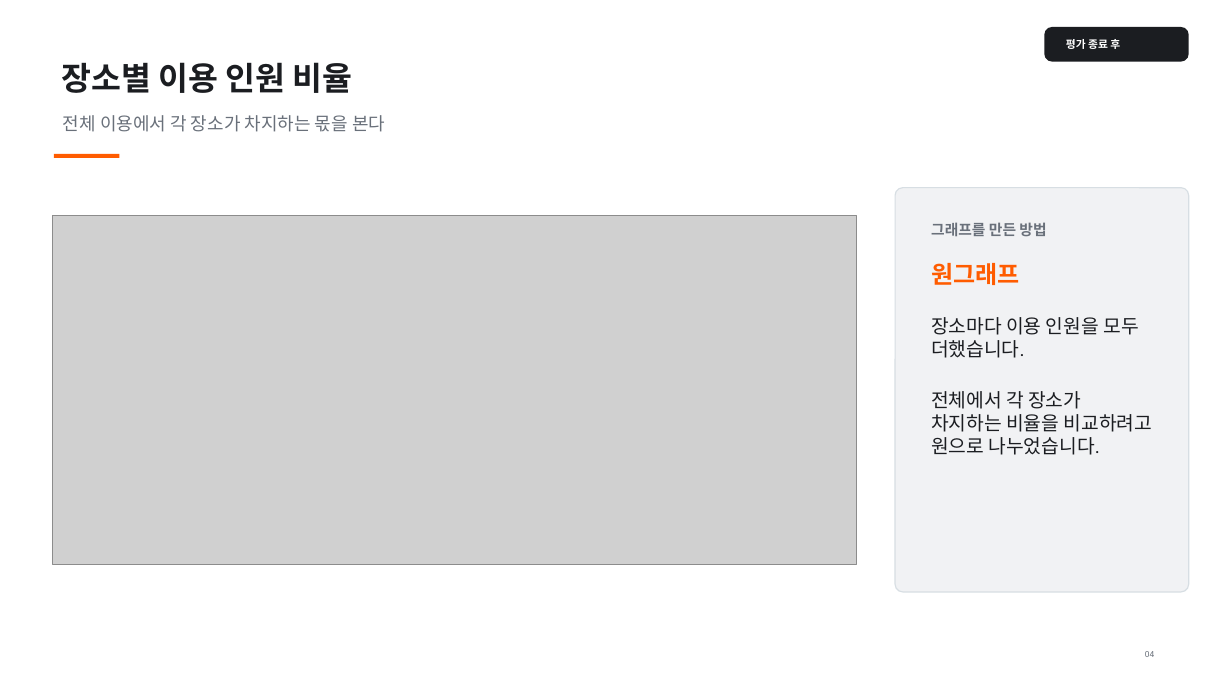
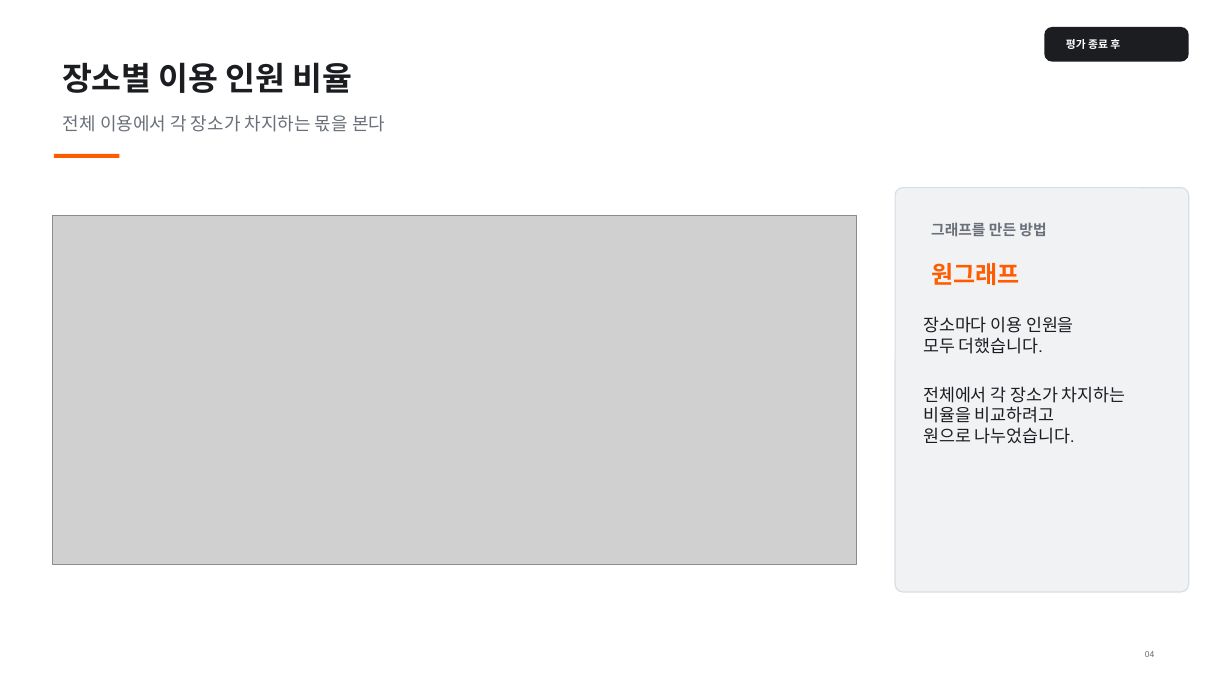
Before and after one commit to cozy819/2026-02__jdh, a slide deck: slide 4 of 05/ppt/05-2_수행평가_1_실시와_제출.pptx. Drawn at 1232x693 pixels with LibreOffice and Linux fonts; fonts in the diff are those of the drawing; grey boxes stand for pictures. Boxes give left, top, right and bottom in pixels: in the first picture for what was removed or moved away, otherwise in the second. Text is boxed around its words. In the diff, an @@ line names an element or a change of style, - is before the commit and + after.

```diff
--- a/05/ppt/05-2_수행평가_1_실시와_제출.pptx
+++ b/05/ppt/05-2_수행평가_1_실시와_제출.pptx
@@ text at (x1=923, y1=316, x2=1125, y2=444): text changed; size 15 to 13.5 pt @@
-장소마다 이용 인원을 모두 더했습니다.
-전체에서 각 장소가 차지하는 비율을 비교하려고 원으로 나누었습니다.
+장소마다 이용 인원을
+모두 더했습니다.
+전체에서 각 장소가 차지하는
+비율을 비교하려고
+원으로 나누었습니다.
```
Also in this commit, not shown: 3 other slides changed, 9 other files.
